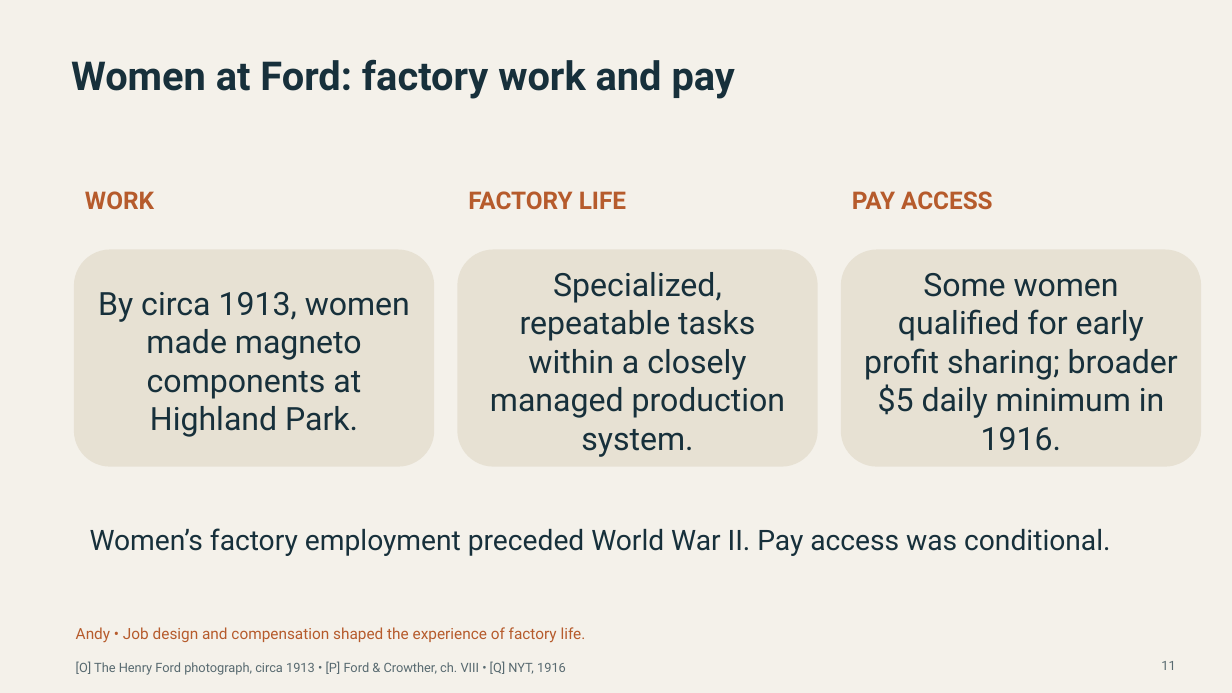
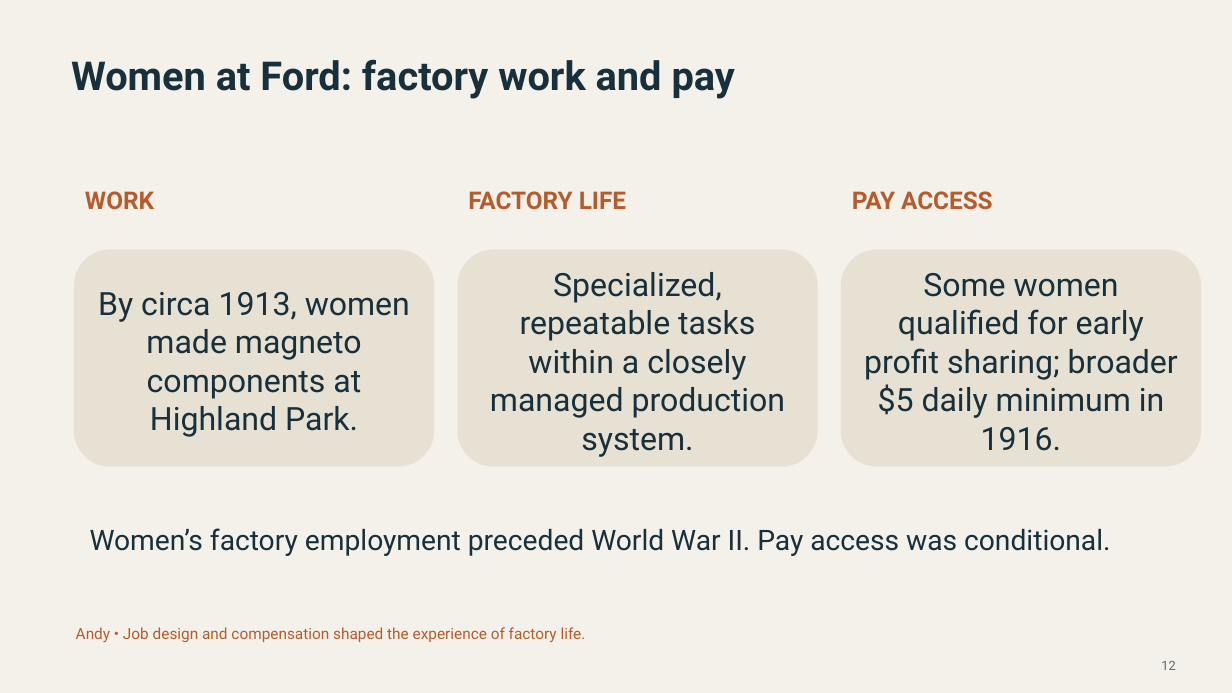
Before and after one commit to chocojawns/MGT, a slide deck: slide 12 of temp 3.pptx (slide 11 before the commit). Drawn at 1232x693 pixels with LibreOffice and Linux fonts; fonts in the diff are those of the drawing. Boxes give left, top, right and bottom in pixels: in the first picture for what was removed or moved away, otherwise in the second. Text is boxed around its words. In the diff, an @@ line names an element or a change of style, - is before the commit and + after.

```diff
--- a/temp 3.pptx
+++ b/temp 3.pptx
@@ text removed at (76, 661, 566, 675) @@
-[O] The Henry Ford photograph, circa 1913 • [P] Ford & Crowther, ch. VIII • [Q] NYT, 1916
@@ text at (1161, 661, 1175, 670): text changed @@
-11
+12
```
Also in this commit, not shown: 24 other slides changed, 3 slides added, 2 slides removed.
